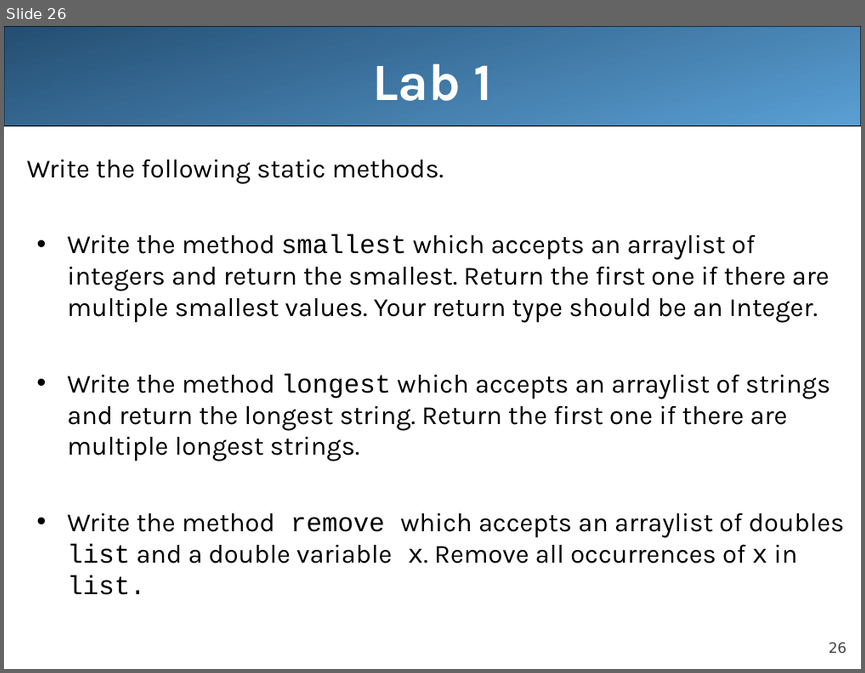
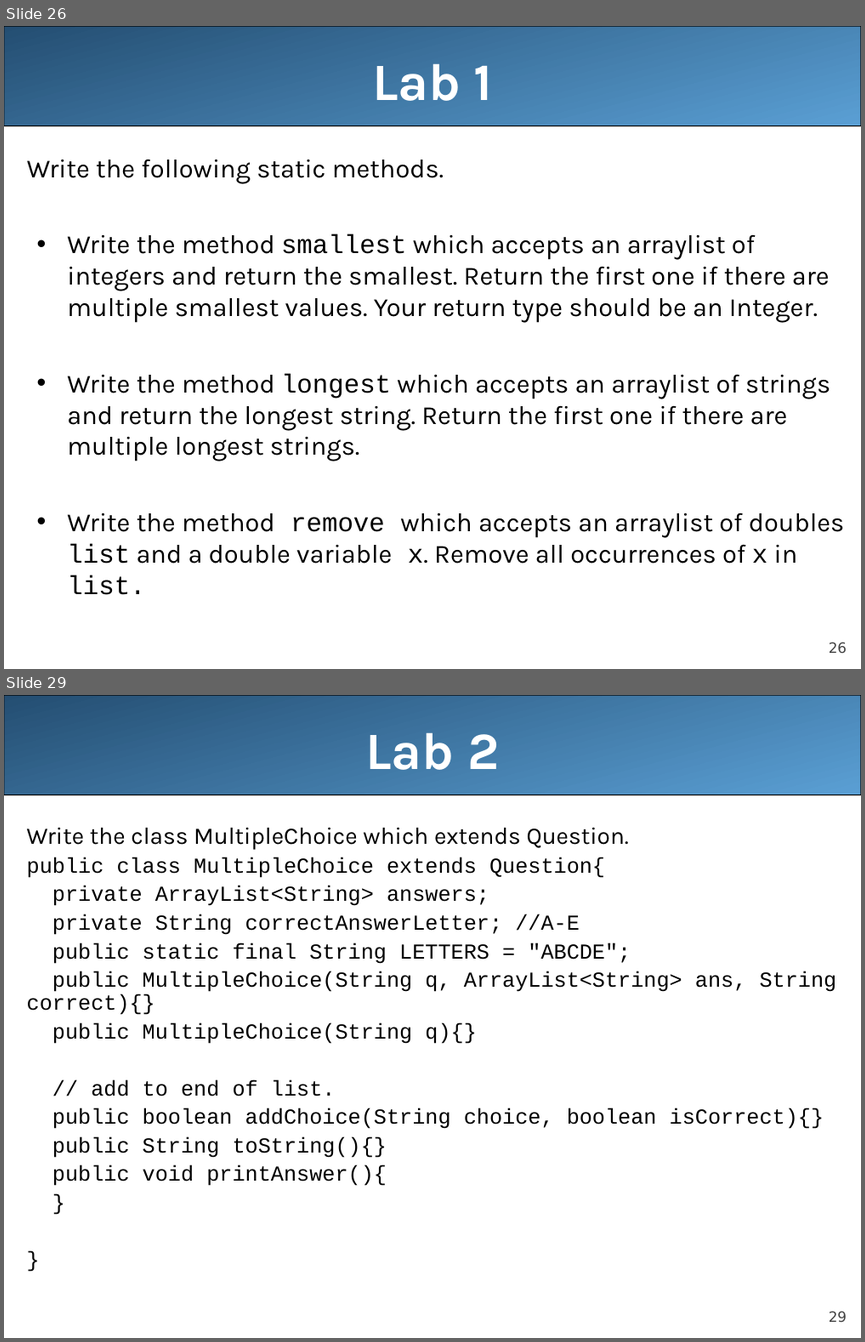
Before and after one commit to LongBaoNguyen/longbaonguyen.github.io, a slide deck: courses/apcsa/lecture16.ppt. Shown one above the other, each under a label of ours: slide 26 before the commit, slides 26 and 29 after it; the slides between them are not shown. The pictures are 865x673 and 865x1342 pixels, drawn with LibreOffice and Linux fonts; fonts in the diff are those of the drawing. Boxes give left, top, right and bottom in pixels: in the first picture for what was removed or moved away, otherwise in the second. Text is boxed around its words. In the diff, an @@ line names an element or a change of style, - is before the commit and + after.

Commit message:
arraylist

```diff
--- a/courses/apcsa/lecture16.ppt
+++ b/courses/apcsa/lecture16.ppt
@@ slide 29 added at (4, 695, 861, 1338), background #FFFFFF; not listed: 2 template elements that a slide beside it also shows @@
@@ title added at (365, 732, 499, 770), 44 pt, text #FFFFFF, bold @@
+Lab 2
@@ text added at (27, 827, 837, 1185), 18 pt, text #000000 @@
+Write the class MultipleChoice which extends Question.
+public class MultipleChoice extends Question{
+private ArrayList<String> answers;
+private String correctAnswerLetter; //A-E
+public static final String LETTERS = "ABCDE";
+public MultipleChoice(String q, ArrayList<String> ans, String correct){}
+public MultipleChoice(String q){}
+// add to end of list.
+public boolean addChoice(String choice, boolean isCorrect){}
+public String toString(){}
+public void printAnswer(){
+}
+}
```
Also in this commit, not shown: 28 other slides changed, 2 other slides added, 1 slide removed, 4 other files.
